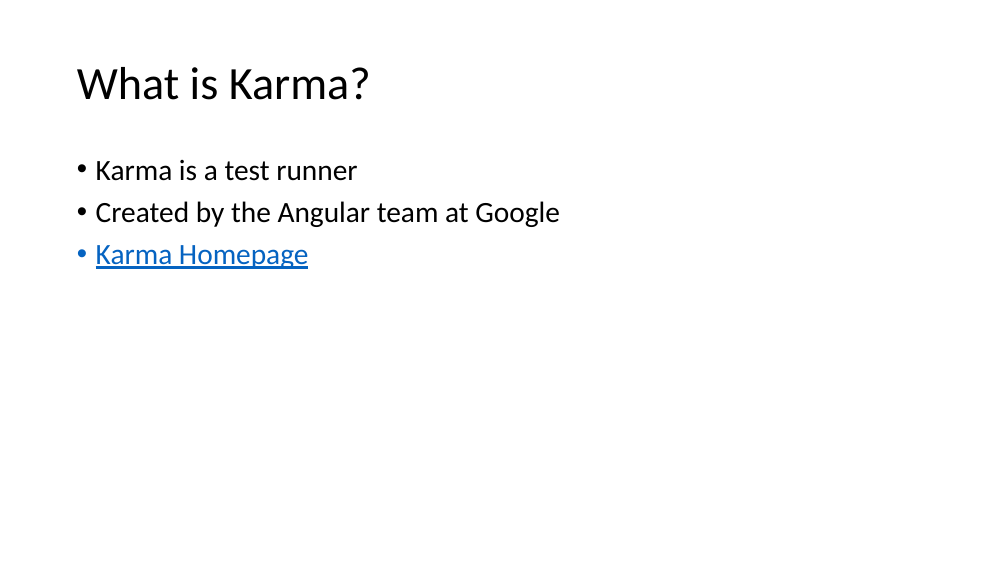
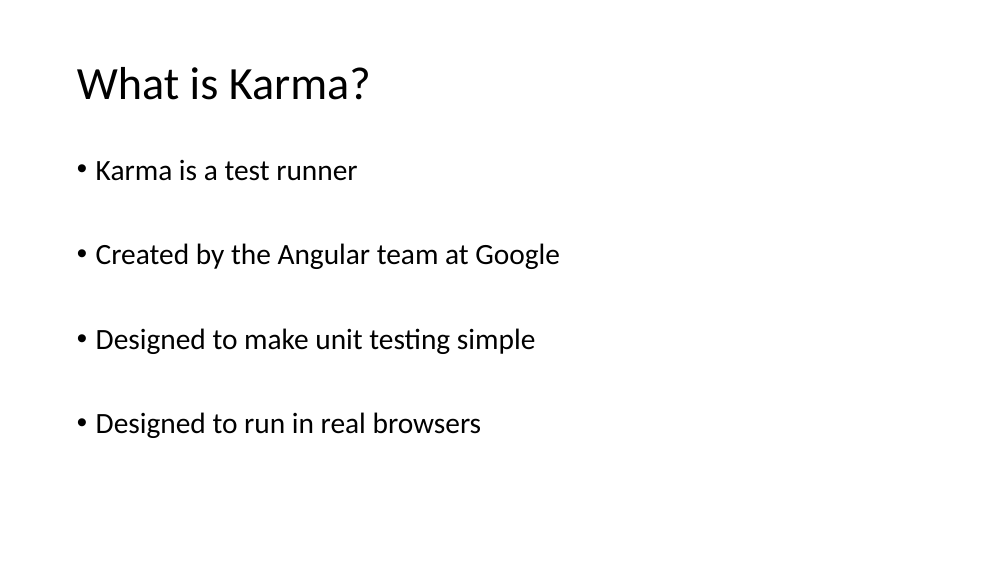
Before and after one commit to phillipskevin/karma-demo, a slide deck: slide 2 of karma-demo-slides.pptx. Drawn at 1008x567 pixels with LibreOffice and Linux fonts; fonts in the diff are those of the drawing. Boxes give left, top, right and bottom in pixels: in the first picture for what was removed or moved away, otherwise in the second. Text is boxed around its words. In the diff, an @@ line names an element or a change of style, - is before the commit and + after.

```diff
--- a/karma-demo-slides.pptx
+++ b/karma-demo-slides.pptx
@@ text at (96, 328, 535, 438): text changed; text colour #0563C1 to #000000 @@
-• Karma Homepage
+• Designed to make unit testing simple
+• Designed to run in real browsers
```
Also in this commit, not shown: 11 other slides changed, 1 slide added, 4 slides removed.
